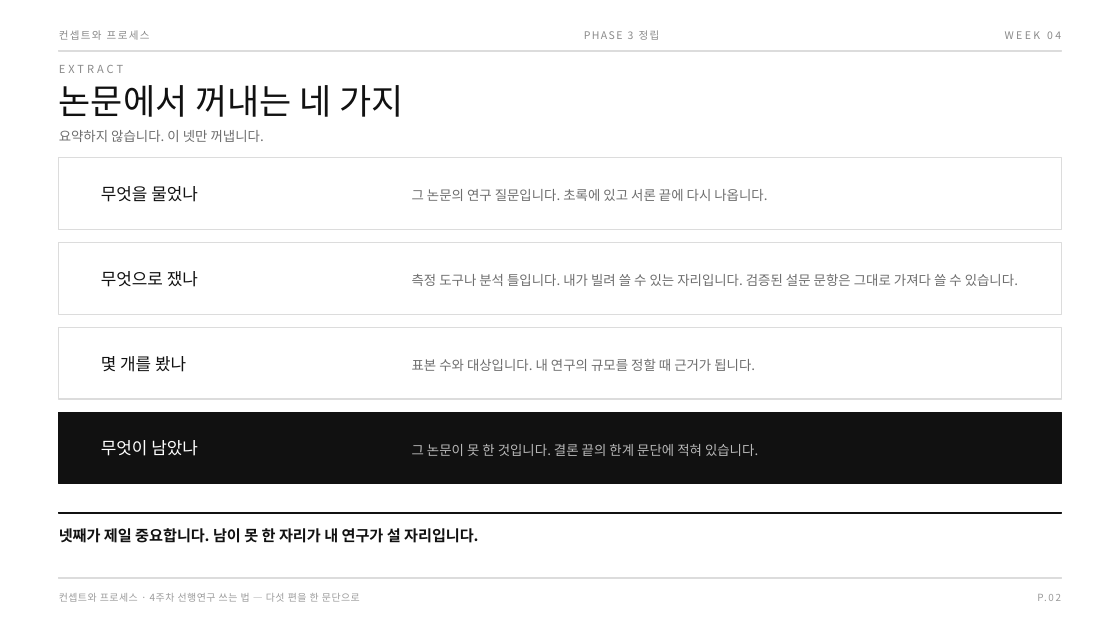
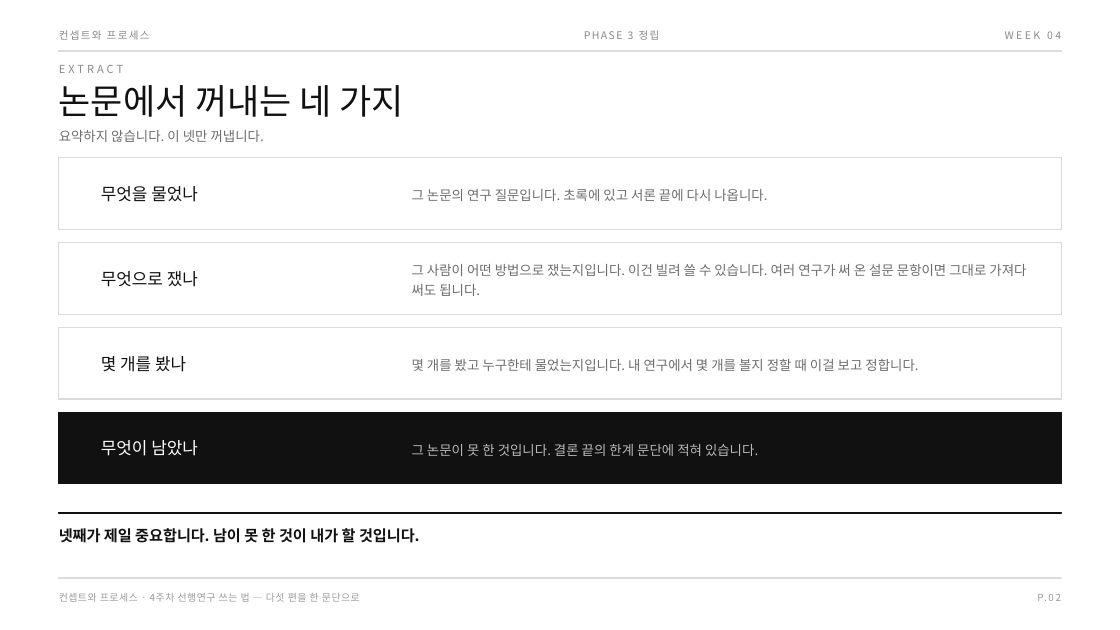
Before and after one commit to design-eng/MIN.D, a slide deck: slide 5 of dist/weeks-대학원/컨셉트와프로세스_04주차_선행연구쓰는법.pptx. Drawn at 1120x630 pixels with LibreOffice and Linux fonts; fonts in the diff are those of the drawing. Boxes give left, top, right and bottom in pixels: in the first picture for what was removed or moved away, otherwise in the second. Text is boxed around its words. In the diff, an @@ line names an element or a change of style, - is before the commit and + after.

```diff
--- a/dist/weeks-대학원/컨셉트와프로세스_04주차_선행연구쓰는법.pptx
+++ b/dist/weeks-대학원/컨셉트와프로세스_04주차_선행연구쓰는법.pptx
@@ text at [412,264,1026,296]: text changed @@
-측정 도구나 분석 틀입니다. 내가 빌려 쓸 수 있는 자리입니다. 검증된 설문 문항은 그대로 가져다 쓸 수 있습니다.
+그 사람이 어떤 방법으로 쟀는지입니다. 이건 빌려 쓸 수 있습니다. 여러 연구가 써 온 설문 문항이면 그대로 가져다 써도 됩니다.
@@ text at [412,359,918,371]: text changed @@
-표본 수와 대상입니다. 내 연구의 규모를 정할 때 근거가 됩니다.
+몇 개를 봤고 누구한테 물었는지입니다. 내 연구에서 몇 개를 볼지 정할 때 이걸 보고 정합니다.
@@ text at [59,526,419,546]: text changed @@
-넷째가 제일 중요합니다. 남이 못 한 자리가 내 연구가 설 자리입니다.
+넷째가 제일 중요합니다. 남이 못 한 것이 내가 할 것입니다.
```
Also in this commit, not shown: 15 other slides changed, 4 other files.
